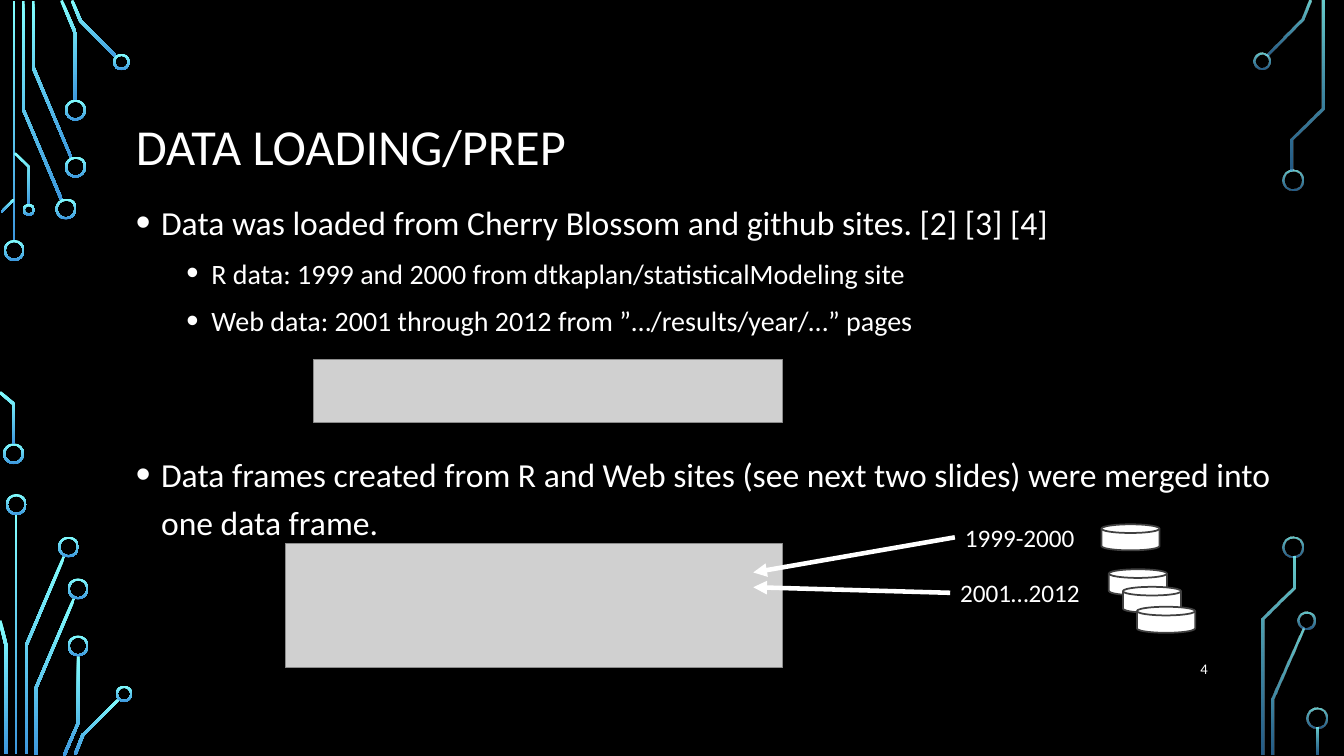
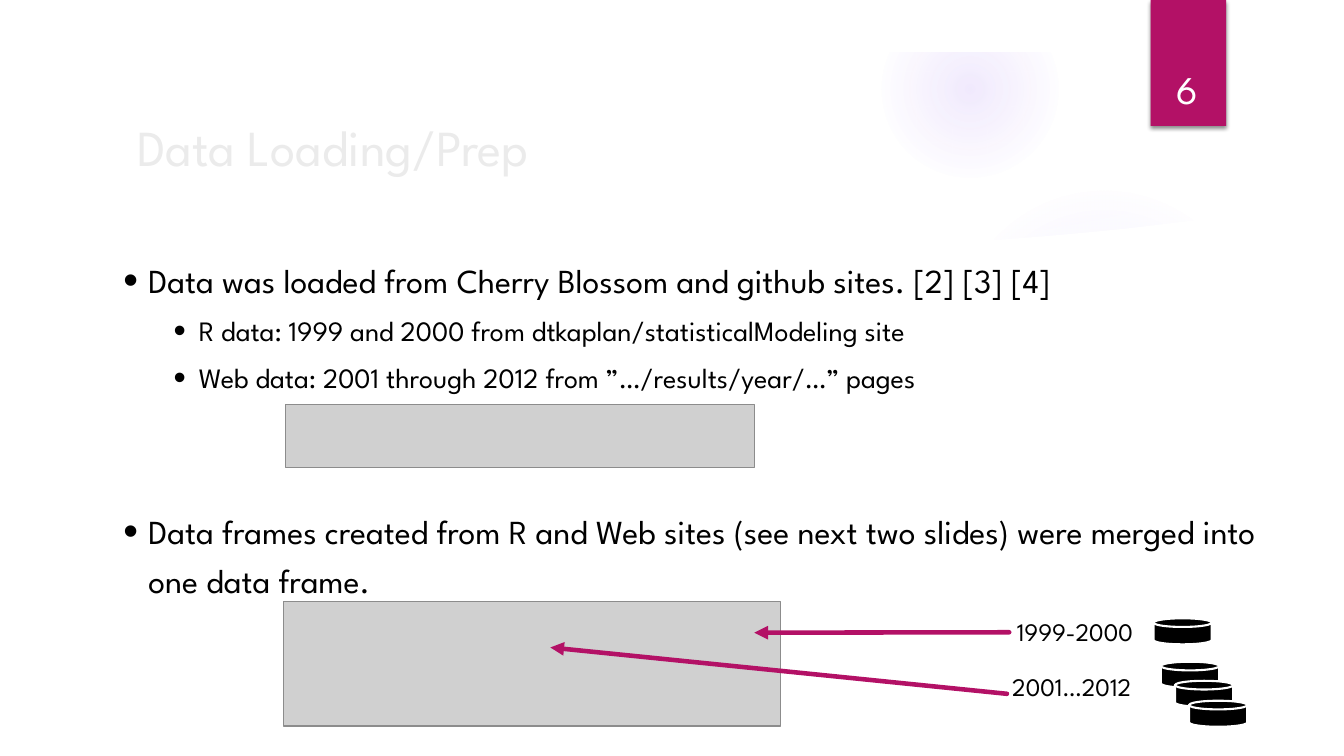
Before and after one commit to elkinst65/QTW_08, a slide deck: slide 6 of infographic.pptx (slide 4 before the commit). Drawn at 1344x756 pixels with LibreOffice and Linux fonts; fonts in the diff are those of the drawing; grey boxes stand for pictures; background and template pictures are left out. Boxes give left, top, right and bottom in pixels: in the first picture for what was removed or moved away, otherwise in the second. Text is boxed around its words. In the diff, an @@ line names an element or a change of style, - is before the commit and + after.

Commit message:
Modified the Theme, added Tom's work and minor spelling corrections

```diff
--- a/infographic.pptx
+++ b/infographic.pptx
@@ group added at <box>0,0,1344,756</box>: 5 ellipses, 3 freeform shapes @@
@@ rectangle added at <box>1150,0,1226,126</box>, fill #B31166 @@
@@ page number added at <box>1177,78,1199,105</box>, 28 pt, text #FFFFFF @@
+6
@@ text "Data was loaded from Cherry ...": place and size @@
-text "Data was loaded from Cherry ..." at <box>161,210,1270,544</box>
+text "Data was loaded from Cherry ..." at <box>148,269,1255,603</box>
@@ title at <box>148,270,213,294</box>: text changed; font Calibri to League Spartan; text colour #FFFFFF to #EBEBEB @@
-DATA LOADING/PREP
+Data Loading/Prep
@@ picture: place and size @@
-picture at <box>314,360,782,422</box>
+picture at <box>285,404,754,467</box>
@@ arrow removed from (955, 537) to (753, 573) @@
@@ cylinder removed at <box>1102,524,1160,551</box> @@
@@ cylinder removed at <box>1109,570,1168,596</box> @@
@@ picture: place and size @@
-picture at <box>285,543,782,668</box>
+picture at <box>283,602,780,727</box>
@@ font Calibri to League Spartan, text colour #FFFFFF to #000000 in 3 elements at <box>148,269,1255,603</box>, <box>1012,679,1131,697</box>, <box>1017,624,1133,642</box> @@
@@ text "1999-2000": place and size @@
-text "1999-2000" at <box>965,530,1075,547</box>
+text "1999-2000" at <box>1017,624,1133,642</box>
@@ cylinder: place and size @@
-cylinder at <box>1137,607,1196,633</box>
+cylinder at <box>1153,618,1212,644</box>
@@ cylinder at <box>1153,618,1212,644</box>: fill #FFFFFF to #000000; outline #404040 1.25 pt to #FFFFFF 1.5 pt @@
@@ arrow added from (1007, 694) to (551, 647), #B31166 3.25 pt @@
@@ arrow moved from (951, 593) - (753, 588) to (1009, 632) - (754, 633) @@
@@ arrow (1009, 632) - (754, 633): stroke #FFFFFF 3.25 pt to #B31166 3.25 pt @@
@@ text "2001…2012": place and size @@
-text "2001…2012" at <box>960,585,1079,602</box>
+text "2001…2012" at <box>1012,679,1131,697</box>
@@ cylinder at <box>1162,661,1220,688</box>: fill #FFFFFF to #000000; outline #404040 1.25 pt to #FFFFFF 1.5 pt @@
@@ cylinder: place and size @@
-cylinder at <box>1123,587,1182,613</box>
+cylinder at <box>1162,661,1220,688</box>
@@ cylinder added at <box>1176,681,1234,707</box>, fill #000000, outline #FFFFFF 1.5 pt @@
@@ page number removed at <box>1200,664,1207,674</box> @@
-4
@@ cylinder added at <box>1190,701,1248,727</box>, fill #000000, outline #FFFFFF 1.5 pt @@
@@ group removed at <box>0,0,1328,756</box>: 33 freeform shapes, 3 rectangles @@
```
Also in this commit, not shown: 23 other slides changed, 1 slide added, 1 slide removed.
